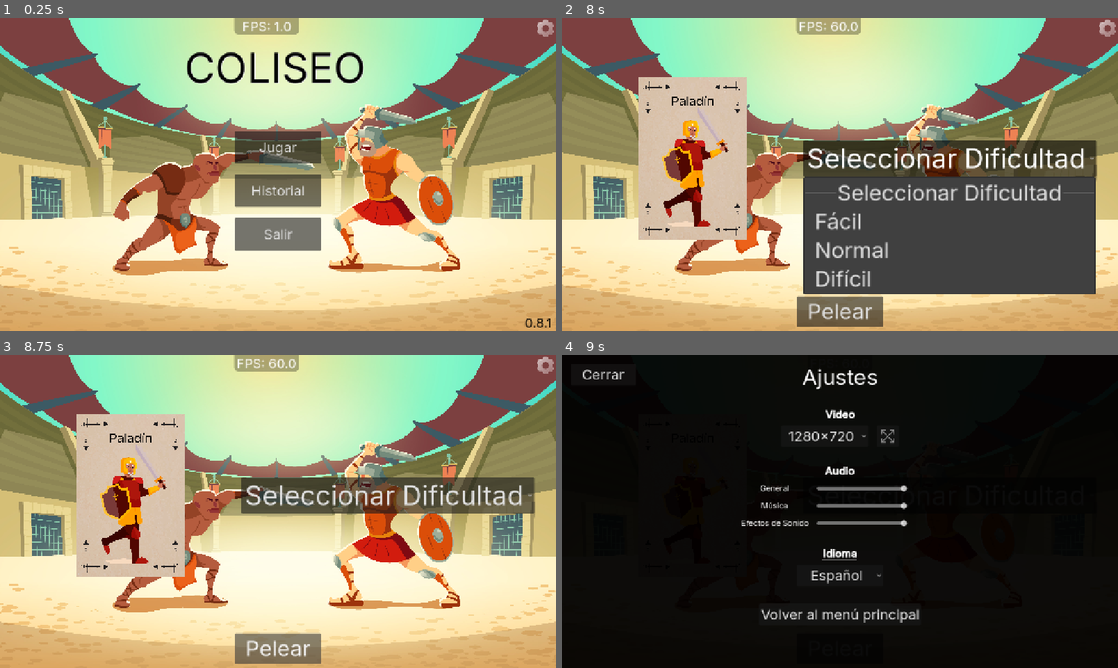
Above: before the commit, frames 1-4 (two rows, left to right).
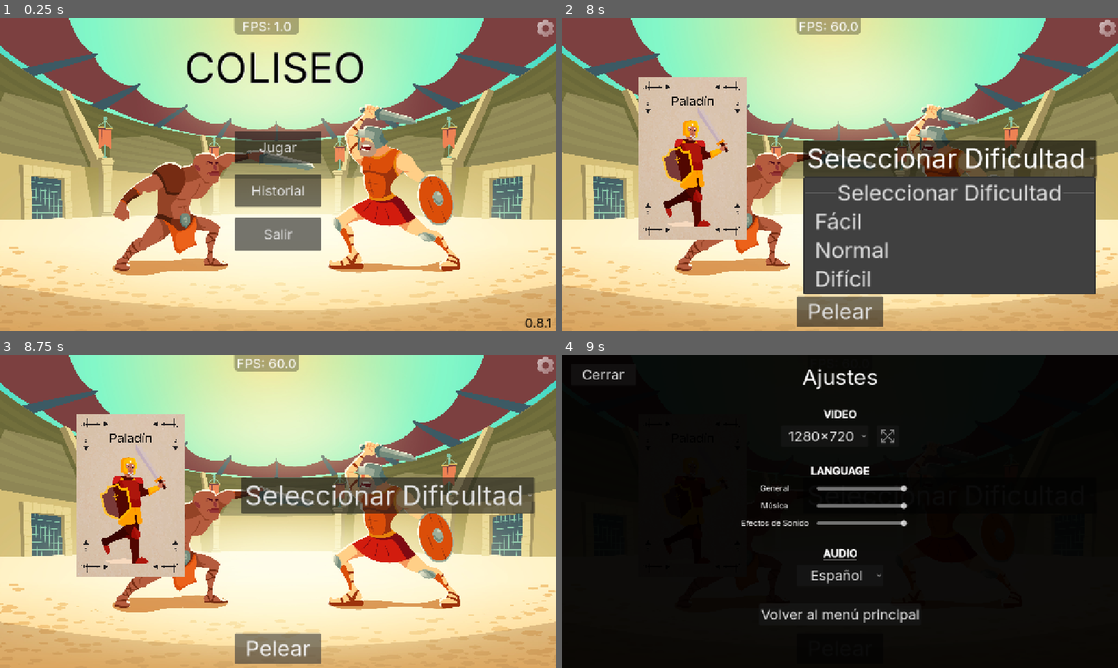
Above: after the commit, the same moments.

Repository: ChrisNGDC/cards_combat_game
Game: Godot game, scene res://scenes/main_menu.tscn
The game is run twice, just before and just after one commit, with the same random seed, the same clock (stepped at 60 frames per second) and the same inputs.
Inputs (mouse positions are in pixels of both pictures, inside the frame that each line leads up to):
- Up to frame 1 (0.25 s): no input
- Up to frame 2 (8 s): click "Jugar" at 0.5 s; drag from (667, 158) to (917, 158) at 1.27 s; drag from (789, 158) to (1045, 158) at 2.02 s; tap Enter at 2.75 s; move the mouse to (917, 158) at 2.77 s; click (917, 158) at 2.92 s; click "Seleccionar Mazo" at 3.5 s; click "Pelear" at 4.25 s; click "Seleccionar Dificultad" at 5 s; click "Seleccionar Dificultad" at 5.75 s; click "Pelear" at 6.5 s; click "Seleccionar Dificultad" at 7.25 s
- Up to frame 3 (8.75 s): click "Pelear" at 8 s
- Up to frame 4 (9 s): click (1106, 364) at 8.75 s

Frames 1-3 are identical in both runs. In frame 4, 0.5% of the frame differs, in the area x 44-56%, y 17-66%.

Commit message:
build-minor; Auto-translation on label by child node and some refactoring.

Diff:
--- a/autoload/debug_overlay.gd
+++ b/autoload/debug_overlay.gd
@@ -48,10 +48,6 @@
 		res_button.disabled = is_full
 
 	fullscreen_button.button_pressed = is_full
-
-	video_label.bbcode_text = "[b][u]" + tr("VIDEO") + "[/u][/b]"
-	lang_label.bbcode_text = "[b][u]" + tr("LANGUAGE") + "[/u][/b]"
-	audio_label.bbcode_text = "[b][u]" + tr("AUDIO") + "[/u][/b]"
 
 	master_slider.value = AudioManager.get_master_volume()
 	music_slider.value = AudioManager.get_music_volume()
@@ -135,8 +131,6 @@
 			ConfigManager.save_language("en")
 		1:
 			ConfigManager.save_language("es")
-	lang_label.bbcode_text = "[b][u]" + tr("LANGUAGE") + "[/u][/b]"
-	get_tree().reload_current_scene()
 
 
 func _on_exit_button_pressed() -> void:
--- a/autoload/debug_overlay.tscn
+++ b/autoload/debug_overlay.tscn
@@ -119,6 +119,7 @@
 theme_override_font_sizes/normal_font_size = 24
 theme_override_font_sizes/bold_font_size = 24
 bbcode_enabled = true
+text = "[b][u]VIDEO[/u][/b]"
 fit_content = true
 scroll_active = false
 autowrap_mode = 0
@@ -167,6 +168,7 @@
 theme_override_font_sizes/normal_font_size = 24
 theme_override_font_sizes/bold_font_size = 24
 bbcode_enabled = true
+text = "[b][u]LANGUAGE[/u][/b]"
 fit_content = true
 scroll_active = false
 autowrap_mode = 0
@@ -270,6 +272,7 @@
 theme_override_font_sizes/normal_font_size = 24
 theme_override_font_sizes/bold_font_size = 24
 bbcode_enabled = true
+text = "[b][u]AUDIO[/u][/b]"
 fit_content = true
 scroll_active = false
 autowrap_mode = 0
--- a/resources/translations.csv
+++ b/resources/translations.csv
@@ -42,6 +42,7 @@
 STATUS,Status,Estado
 STATUS_STUNNED,Stunned,Aturdido
 STATUS_STUNNED_DESC,Next card will have no effect.,La siguiente carta no tendrá efecto.
+CARDS_HELP,Cards Help,Ayuda de Cartas
 COMBAT_ROUND,Round,Ronda
 COMBAT_NEXT_ROUND,Next Round,Siguiente Ronda
 COMBAT_ROUND_WARNING,This can only be pressed with an empty deck and full hand.,Esto solo se puede presionar con el mazo vacío y la mano llena.
--- /dev/null
+++ b/scenes/auto_translate.tscn
@@ -0,0 +1,7 @@
+[gd_scene format=3 uid="uid://dk6xtp5cbeusq"]
+
+[ext_resource type="Script" uid="uid://khsxgstuta6l" path="res://scripts/utils/auto_translate.gd" id="1_ykk7d"]
+
+[node name="AutoTranslate" type="Node" unique_id=814088183]
+process_mode = 3
+script = ExtResource("1_ykk7d")
--- a/scenes/card.tscn
+++ b/scenes/card.tscn
@@ -1,9 +1,9 @@
 [gd_scene format=3 uid="uid://cniswy7pwm8r0"]
 
 [ext_resource type="Script" uid="uid://byy0gnvcl33js" path="res://scripts/cards/card.gd" id="1_axbyx"]
-[ext_resource type="PackedScene" uid="uid://bemuew7rrnehv" path="res://scenes/card_info_tooltip.tscn" id="2_7o4fp"]
 [ext_resource type="Texture2D" uid="uid://bl7mqkxk72bga" path="res://images/card_base/card_border.png" id="2_o6ujv"]
 [ext_resource type="Texture2D" uid="uid://bysdss4i3428i" path="res://images/card_base/blank_card.jpg" id="3_mv2r5"]
+[ext_resource type="PackedScene" uid="uid://dk6xtp5cbeusq" path="res://scenes/auto_translate.tscn" id="4_8w5pg"]
 [ext_resource type="Theme" uid="uid://c4u10tupcw13s" path="res://resources/main_theme.tres" id="5_mv2r5"]
 [ext_resource type="LabelSettings" uid="uid://iy5dh2vhvyv8" path="res://resources/basic_level_label_settings.tres" id="5_uobs4"]
 [ext_resource type="Texture2D" uid="uid://b6wo8vqijg6x3" path="res://images/characters/defender.png" id="7_8w5pg"]
@@ -15,7 +15,6 @@
 z_index = 1
 scale = Vector2(0.25, 0.25)
 script = ExtResource("1_axbyx")
-tooltip_scene = ExtResource("2_7o4fp")
 
 [node name="Borde" type="Sprite2D" parent="." unique_id=1286464844]
 z_index = 1
@@ -42,6 +41,8 @@
 theme_override_font_sizes/font_size = 72
 horizontal_alignment = 1
 vertical_alignment = 1
+
+[node name="AutoTranslate" parent="Front/NameLabel" unique_id=814088183 instance=ExtResource("4_8w5pg")]
 
 [node name="UpgradeLabel" type="Label" parent="Front" unique_id=34580293]
 z_index = 1
--- a/scenes/card_info_tooltip.tscn
+++ b/scenes/card_info_tooltip.tscn
@@ -1,4 +1,7 @@
 [gd_scene format=3 uid="uid://bemuew7rrnehv"]
+
+[ext_resource type="Script" uid="uid://c1y1rf7k83i16" path="res://scripts/cards/card_info_tooltip.gd" id="1_kb8mf"]
+[ext_resource type="PackedScene" uid="uid://dk6xtp5cbeusq" path="res://scenes/auto_translate.tscn" id="2_dw0n2"]
 
 [sub_resource type="StyleBoxFlat" id="StyleBoxFlat_h1i6l"]
 bg_color = Color(0, 0, 0, 0.5019608)
@@ -19,6 +22,7 @@
 size_flags_vertical = 3
 mouse_filter = 2
 theme_override_styles/panel = SubResource("StyleBoxFlat_h1i6l")
+script = ExtResource("1_kb8mf")
 
 [node name="VBox" type="VBoxContainer" parent="." unique_id=785434007]
 layout_mode = 2
@@ -30,6 +34,8 @@
 layout_mode = 2
 size_flags_horizontal = 2
 vertical_alignment = 1
+
+[node name="AutoTranslate" parent="VBox/HBox/TypeLabel" unique_id=814088183 instance=ExtResource("2_dw0n2")]
 
 [node name="LevelLabel" type="Label" parent="VBox/HBox" unique_id=518753253]
 layout_mode = 2
@@ -45,3 +51,5 @@
 layout_mode = 2
 bbcode_enabled = true
 fit_content = true
+
+[node name="AutoTranslate" parent="VBox/InfoText" unique_id=348892675 instance=ExtResource("2_dw0n2")]
--- a/scenes/deck.tscn
+++ b/scenes/deck.tscn
@@ -3,6 +3,7 @@
 [ext_resource type="Script" uid="uid://cplbvbqkimxwo" path="res://scripts/decks/deck.gd" id="1_506qi"]
 [ext_resource type="Texture2D" uid="uid://chrf16mon1fa2" path="res://images/deck_base/dorso.jpg" id="1_pwmxt"]
 [ext_resource type="Theme" uid="uid://c4u10tupcw13s" path="res://resources/main_theme.tres" id="3_506qi"]
+[ext_resource type="PackedScene" uid="uid://dk6xtp5cbeusq" path="res://scenes/auto_translate.tscn" id="4_d715x"]
 [ext_resource type="Texture2D" uid="uid://b6wo8vqijg6x3" path="res://images/characters/defender.png" id="4_er72m"]
 
 [sub_resource type="RectangleShape2D" id="RectangleShape2D_xi40s"]
@@ -27,6 +28,8 @@
 horizontal_alignment = 1
 vertical_alignment = 1
 
+[node name="AutoTranslate" parent="Name" unique_id=814088183 instance=ExtResource("4_d715x")]
+
 [node name="CharacterImage" type="Sprite2D" parent="." unique_id=1681253667]
 position = Vector2(0, 75)
 scale = Vector2(0.55, 0.55)
--- a/scenes/deck_overlay.tscn
+++ b/scenes/deck_overlay.tscn
@@ -3,6 +3,7 @@
 [ext_resource type="Script" uid="uid://daprw7wlelbff" path="res://scripts/utils/deck_overlay.gd" id="1_lskk3"]
 [ext_resource type="Script" uid="uid://bg4hhu4xbx5mf" path="res://scripts/utils/item_shelf.gd" id="2_lskk3"]
 [ext_resource type="Theme" uid="uid://c4u10tupcw13s" path="res://resources/main_theme.tres" id="2_wmod2"]
+[ext_resource type="PackedScene" uid="uid://dk6xtp5cbeusq" path="res://scenes/auto_translate.tscn" id="3_ncljd"]
 
 [node name="DeckOverlay" type="CanvasLayer" unique_id=1022579553]
 script = ExtResource("1_lskk3")
@@ -40,6 +41,8 @@
 horizontal_alignment = 1
 vertical_alignment = 1
 
+[node name="AutoTranslate" parent="MarginContainer/VBoxContainer/DeckName" unique_id=814088183 instance=ExtResource("3_ncljd")]
+
 [node name="ItemShelf" type="HFlowContainer" parent="MarginContainer/VBoxContainer" unique_id=278130130]
 z_index = 5
 layout_mode = 2
--- a/scenes/game_over_ui.tscn
+++ b/scenes/game_over_ui.tscn
@@ -2,6 +2,7 @@
 
 [ext_resource type="Script" uid="uid://boiox2thyg2pb" path="res://scripts/combat/game_over_ui.gd" id="1_bakr2"]
 [ext_resource type="Theme" uid="uid://c4u10tupcw13s" path="res://resources/main_theme.tres" id="2_y6ord"]
+[ext_resource type="PackedScene" uid="uid://dk6xtp5cbeusq" path="res://scenes/auto_translate.tscn" id="3_lk38d"]
 
 [node name="GameOverUI" type="CanvasLayer" unique_id=2064153920]
 layer = 10
@@ -36,12 +37,16 @@
 horizontal_alignment = 1
 vertical_alignment = 1
 
+[node name="AutoTranslate" parent="CenterContainer/VBoxContainer/ResultLabel" unique_id=814088183 instance=ExtResource("3_lk38d")]
+
 [node name="DescriptionLabel" type="Label" parent="CenterContainer/VBoxContainer" unique_id=363248008]
 layout_mode = 2
 theme_override_font_sizes/font_size = 48
 horizontal_alignment = 1
 vertical_alignment = 1
 
+[node name="AutoTranslate" parent="CenterContainer/VBoxContainer/DescriptionLabel" unique_id=1301299883 instance=ExtResource("3_lk38d")]
+
 [node name="RestartButton" type="Button" parent="CenterContainer/VBoxContainer" unique_id=887134884]
 layout_mode = 2
 theme_override_font_sizes/font_size = 72
--- a/scenes/history_entry.tscn
+++ b/scenes/history_entry.tscn
@@ -1,6 +1,7 @@
 [gd_scene format=3 uid="uid://jkub1bbktbli"]
 
 [ext_resource type="Script" uid="uid://cd76d78qkux4" path="res://scripts/mainMenu/history_entry.gd" id="1_l30ns"]
+[ext_resource type="PackedScene" uid="uid://dk6xtp5cbeusq" path="res://scenes/auto_translate.tscn" id="2_2fatp"]
 [ext_resource type="Theme" uid="uid://c4u10tupcw13s" path="res://resources/main_theme.tres" id="2_y7nox"]
 
 [sub_resource type="Theme" id="Theme_l30ns"]
@@ -27,6 +28,8 @@
 horizontal_alignment = 1
 vertical_alignment = 1
 
+[node name="AutoTranslate" parent="ResultLabel" unique_id=814088183 instance=ExtResource("2_2fatp")]
+
 [node name="PlayerDeckButton" type="Button" parent="." unique_id=1270956001]
 custom_minimum_size = Vector2(150, 0)
 layout_mode = 2
--- a/scenes/store.tscn
+++ b/scenes/store.tscn
@@ -5,8 +5,9 @@
 [ext_resource type="Theme" uid="uid://c4u10tupcw13s" path="res://resources/main_theme.tres" id="2_suv53"]
 [ext_resource type="Script" uid="uid://d0rd2t4ppfus0" path="res://scripts/store/store_actions.gd" id="3_5bups"]
 [ext_resource type="Texture2D" uid="uid://bw2iw1qjdrq8f" path="res://images/store/plus-minus.png" id="3_plgn8"]
-[ext_resource type="Texture2D" uid="uid://c5y0y7rc78nqg" path="res://images/store/up-down-arrow.png" id="4_4cg75"]
+[ext_resource type="Texture2D" uid="uid://6jbp662kdkvw" path="res://images/store/up-down-arrow.png" id="4_4cg75"]
 [ext_resource type="Script" uid="uid://d1ad6yjxi6ca5" path="res://scripts/store/store_button.gd" id="6_vb4ln"]
+[ext_resource type="PackedScene" uid="uid://dk6xtp5cbeusq" path="res://scenes/auto_translate.tscn" id="8_tmp5q"]
 
 [sub_resource type="StyleBoxFlat" id="StyleBoxFlat_mgjx4"]
 content_margin_left = 15.0
@@ -394,6 +395,8 @@
 theme_override_styles/normal = SubResource("StyleBoxFlat_ne6wg")
 horizontal_alignment = 1
 
+[node name="AutoTranslate" parent="CanvasLayer/MarginContainer/VBoxContainer/ActionHoverEffect" unique_id=814088183 instance=ExtResource("8_tmp5q")]
+
 [node name="NextRoundButton" type="Button" parent="CanvasLayer/MarginContainer/VBoxContainer" unique_id=698081096]
 visible = false
 layout_mode = 2
--- a/scripts/Cards/card.gd
+++ b/scripts/Cards/card.gd
@@ -65,7 +65,7 @@
 		var mouse_pos: Vector2 = get_global_mouse_position()
 		var screen_size: Vector2 = get_viewport_rect().size
 		var tooltip_size: Vector2 = current_tooltip.get_global_rect().size
-		var offset: Vector2 = Vector2(10, 10)
+		var offset: Vector2 = Vector2(20, 20)
 		if mouse_pos.x + offset.x + tooltip_size.x > screen_size.x:
 			offset.x = - tooltip_size.x
 		if mouse_pos.y + offset.y + tooltip_size.y > screen_size.y:
@@ -92,27 +92,8 @@
 func create_tooltip() -> void:
 	current_tooltip = tooltip_scene.instantiate()
 	TooltipManager.add_child(current_tooltip)
-	current_tooltip.get_node("VBox/HBox/TypeLabel").text = tr(tipo)
-	var tooltip_level_label: Label = current_tooltip.get_node("VBox/HBox/LevelLabel")
-	tooltip_level_label.text = "Lvl." + (str(nivel_actual) if nivel_actual < nivel_max else "Max")
-	tooltip_level_label.modulate = (gold_style.font_color if nivel_actual == nivel_max else basic_style.font_color)
-	var description_values: Array
-	match nombre:
-		"CARD_SWORD":
-			description_values = ["#ff0000", apply_effect(), tr(tipo_danio)]
-		"CARD_MAGIC":
-			description_values = ["#ffff00", apply_effect(), tr(tipo_danio)]
-		"CARD_SHIELD":
-			description_values = ["#0000ff", apply_effect()]
-		"CARD_MIRROR":
-			description_values = []
-		"CARD_POTION":
-			description_values = ["#00ff00", apply_effect()]
-		"CARD_STUN":
-			description_values = []
-	current_tooltip.get_node("VBox/InfoText").text = tr(datos_carta.description) % description_values
+	current_tooltip.setup(self )
 	current_tooltip.hide()
-
 
 func show_tooltip_info(si: bool) -> void:
 	if si:
@@ -125,7 +106,7 @@
 	var tex_front: Texture2D = load(datos_carta.ruta_imagen)
 	card_front_image.texture = tex_front
 	nombre = datos_carta.nombre
-	card_name.text = tr(datos_carta.nombre)
+	card_name.get_node("AutoTranslate").set_translation(datos_carta.nombre)
 	tipo = datos_carta.tipo
 	nivel_actual = datos_carta.nivel_actual
 	nivel_max = datos_carta.nivel_max
--- /dev/null
+++ b/scripts/Cards/card_info_tooltip.gd
@@ -0,0 +1,42 @@
+extends PanelContainer
+
+@onready var label: Label = $VBox/HBox/TypeLabel
+@onready var level_label: Label = $VBox/HBox/LevelLabel
+@onready var description: RichTextLabel = $VBox/InfoText
+
+var gold_style: LabelSettings = preload("res://resources/max_level_label_settings.tres")
+var basic_style: LabelSettings = preload("res://resources/basic_level_label_settings.tres")
+
+var raw_description: String = ""
+var raw_description_values: Array = []
+
+func setup(datos: Node2D) -> void:
+	raw_description = datos.datos_carta.description
+	label.get_node("AutoTranslate").set_translation(datos.nombre)
+	level_label.text = "Lvl." + (str(datos.nivel_actual) if datos.nivel_actual < datos.nivel_max else "Max")
+	level_label.modulate = (gold_style.font_color if datos.nivel_actual == datos.nivel_max else basic_style.font_color)
+	match datos.nombre:
+		"CARD_SWORD":
+			raw_description_values = ["#ff0000", datos.apply_effect(), datos.tipo_danio]
+		"CARD_MAGIC":
+			raw_description_values = ["#ffff00", datos.apply_effect(), datos.tipo_danio]
+		"CARD_SHIELD":
+			raw_description_values = ["#0000ff", datos.apply_effect()]
+		"CARD_MIRROR":
+			raw_description_values = []
+		"CARD_POTION":
+			raw_description_values = ["#00ff00", datos.apply_effect()]
+		"CARD_STUN":
+			raw_description_values = []
+	_update_translation()
+
+func _notification(what: int) -> void:
+	if what == NOTIFICATION_TRANSLATION_CHANGED:
+		if raw_description != "":
+			_update_translation()
+
+func _update_translation() -> void:
+	var description_values: Array = raw_description_values.duplicate()
+	if description_values.size() == 3:
+		description_values[2] = tr(description_values[2])
+	description.text = tr(raw_description) % description_values
--- a/scripts/Combat/combat.gd
+++ b/scripts/Combat/combat.gd
@@ -64,9 +64,6 @@
 	see_deck_button.pressed.connect(_on_see_deck_button_pressed)
 	end_round_button.pressed.connect(_on_end_round_pressed)
 	fight_button.pressed.connect(_on_fight_pressed)
-
-	var stun: StatusData = StatusManager.create_status("STATUS_STUNNED")
-	cpu.add_status(stun)
 	update_statuses()
 
 
@@ -281,8 +278,8 @@
 		var status_icon: Panel = status_scene.instantiate()
 		status_icon.setup(status)
 		cpu_status.add_child(status_icon)
-	player_status.get_parent().title = tr("STATUS ") + "(" + str(player.status.size()) + ")"
-	cpu_status.get_parent().title = tr("STATUS ") + "(" + str(cpu.status.size()) + ")"
+	player_status.get_parent().title = tr("STATUS") + " (" + str(player.status.size()) + ")"
+	cpu_status.get_parent().title = tr("STATUS") + " (" + str(cpu.status.size()) + ")"
 
 
 func update_health() -> void:
--- a/scripts/Combat/game_over_ui.gd
+++ b/scripts/Combat/game_over_ui.gd
@@ -4,20 +4,35 @@
 @onready var description_label: Label = $CenterContainer/VBoxContainer/DescriptionLabel
 @onready var restart_button: Button = $CenterContainer/VBoxContainer/RestartButton
 
+var result_key: String
+var description_key: String
+
 func _ready() -> void:
 	restart_button.pressed.connect(_on_restart_button_pressed)
+	setup(true)
+
+
+func set_won() -> void:
+	result_key = "GAMEOVER_WIN_TITLE"
+	description_key = "GAMEOVER_WIN_MSG"
+	result_label.add_theme_color_override("font_color", Color.GREEN)
+	description_label.add_theme_color_override("font_color", Color.WHITE)
+
+func set_lost() -> void:
+	result_key = "GAMEOVER_LOSS_TITLE"
+	description_key = "GAMEOVER_LOSS_MSG"
+	result_label.add_theme_color_override("font_color", Color.RED)
+	description_label.add_theme_color_override("font_color", Color.WHITE)
+
 
 func setup(won: bool) -> void:
 	if won:
-		result_label.text = tr("GAMEOVER_WIN_TITLE")
-		result_label.add_theme_color_override("font_color", Color.GREEN)
-		description_label.text = tr("GAMEOVER_WIN_MSG") % GlobalData.rounds
-		description_label.add_theme_color_override("font_color", Color.WHITE)
+		set_won()
 	else:
-		result_label.text = tr("GAMEOVER_LOSS_TITLE")
-		result_label.add_theme_color_override("font_color", Color.RED)
-		description_label.text = tr("GAMEOVER_LOSS_MSG") % GlobalData.rounds
-		description_label.add_theme_color_override("font_color", Color.WHITE)
+		set_lost()
+	result_label.get_node("AutoTranslate").set_translation(result_key)
+	description_label.get_node("AutoTranslate").set_translation(description_key, [GlobalData.rounds])
+
 
 func _on_restart_button_pressed() -> void:
 	GlobalData.reset_game()
--- a/scripts/Combat/round_control.gd
+++ b/scripts/Combat/round_control.gd
@@ -9,14 +9,13 @@
 	round_label.text = "[font_size=50]" + tr("COMBAT_ROUND") + " %d" % (GlobalData.rounds) + "[/font_size]"
 
 func _on_help_mouse_entered() -> void:
-	var help_text: String = "[code][font_size=15]Gana a ━>
-┏━━━━━> %s ━━━━━━┓
-┃          ┃         ┃
-┃          ˅         ˅
-%s <━ %s ━> %s
-˄          ˄         ┃
-┃          ┃         ┃
-┗━━━━━━━ %s <━━━━━┛[/font_size][/code]" % [tr("CARD_SWORD"), tr("CARD_SHIELD"), tr("CARD_POTION"), tr("CARD_MIRROR"), tr("CARD_MAGIC")]
+	var help_text: String = "[code][font_size=16][b][u]" + tr("CARDS_HELP") + "[/u][/b][/font_size][font_size=14]\n"
+	help_text += "%s -> " % tr("CARD_SWORD") + "%s, %s y %s\n" % [tr("CARD_MIRROR"), tr("CARD_MAGIC"), tr("CARD_POTION")]
+	help_text += "%s -> " % tr("CARD_SHIELD") + "%s\n" % tr("CARD_SWORD")
+	help_text += "%s -> " % tr("CARD_MAGIC") + "%s y %s\n" % [tr("CARD_POTION"), tr("CARD_SHIELD")]
+	help_text += "%s -> " % tr("CARD_MIRROR") + "%s\n" % tr("CARD_MAGIC")
+	help_text += "%s -> " % tr("CARD_POTION") + "%s y %s\n" % [tr("CARD_SHIELD"), tr("CARD_MIRROR")]
+	help_text += "[/font_size][/code]"
 	round_label.text = help_text
 	help.self_modulate.a = 0.25
 
--- a/scripts/Combat/status_tooltip.gd
+++ b/scripts/Combat/status_tooltip.gd
@@ -3,4 +3,4 @@
 @onready var descripcion: RichTextLabel = $RichTextLabel
 
 func setup(nombre: String, desc: String) -> void:
-	descripcion.text = "[code][font_size=18][b]%s[/b][/font_size][/code]\n%s" % [tr(nombre), tr(desc)]
+	descripcion.text = "[font_size=18][b]%s[/b][/font_size]\n%s" % [tr(nombre), tr(desc)]
--- a/scripts/Decks/deck.gd
+++ b/scripts/Decks/deck.gd
@@ -9,3 +9,4 @@
 	datos_mazo = datos
 	nombre.text = tr(datos_mazo.nombre)
 	imagen.texture = load(datos_mazo.ruta_imagen)
+	nombre.get_node("AutoTranslate").set_translation(datos_mazo.nombre)
--- a/scripts/MainMenu/history_entry.gd
+++ b/scripts/MainMenu/history_entry.gd
@@ -14,7 +14,7 @@
 func setup(data: Dictionary) -> void:
 	run_data = data
 	$DateLabel.text = data["date"]
-	$ResultLabel.text = tr("GAMEOVER_WIN_TITLE") if data["won"] else tr("GAMEOVER_LOSS_TITLE")
+	$ResultLabel.get_node("AutoTranslate").set_translation("GAMEOVER_WIN_TITLE" if data["won"] else "GAMEOVER_LOSS_TITLE")
 	$ResultLabel.add_theme_color_override("font_color", Color.GREEN if data["won"] else Color.RED)
 
 func _on_player_deck_button_pressed() -> void:
--- a/scripts/Store/store_actions.gd
+++ b/scripts/Store/store_actions.gd
@@ -74,7 +74,7 @@
 	if next_button:
 		next_button.visible = true
 	if description_label:
-		description_label.text = tr(mode)
+		description_label.get_node("AutoTranslate").set_translation(mode)
 		description_label.add_theme_color_override("font_color", Color.GREEN)
 
 
--- /dev/null
+++ b/scripts/Utils/auto_translate.gd
@@ -0,0 +1,28 @@
+extends Node
+
+var parent: Node
+var current_key: String = ""
+var current_args: Array = []
+
+func _ready() -> void:
+	parent = get_parent()
+	current_key = parent.text
+	_update_translation()
+
+func set_translation(key: String, args: Array = []) -> void:
+	current_key = key
+	current_args = args
+	_update_translation()
+
+func _notification(what: int) -> void:
+	if what == NOTIFICATION_TRANSLATION_CHANGED and parent:
+		_update_translation()
+
+func _update_translation() -> void:
+	if current_key == "" or not parent:
+		return
+	var raw_translation: String = tr(current_key)
+	var final_text: String = raw_translation
+	if not current_args.is_empty():
+		final_text = raw_translation % current_args
+	parent.text = final_text
--- a/scripts/Utils/deck_overlay.gd
+++ b/scripts/Utils/deck_overlay.gd
@@ -12,6 +12,7 @@
 
 func update_name(new_name: String) -> void:
 	deck_name.text = new_name
+	deck_name.get_node("AutoTranslate").set_translation(new_name)
 
 func display_history_deck(deck_data: Dictionary) -> void:
 	for child: Control in shelf.get_children():
Binary file changed: resources/translations.en.translation
Binary file changed: resources/translations.es.translation
Not shown, added: scripts/Cards/card_info_tooltip.gd.uid
Not shown, added: scripts/Utils/auto_translate.gd.uid
